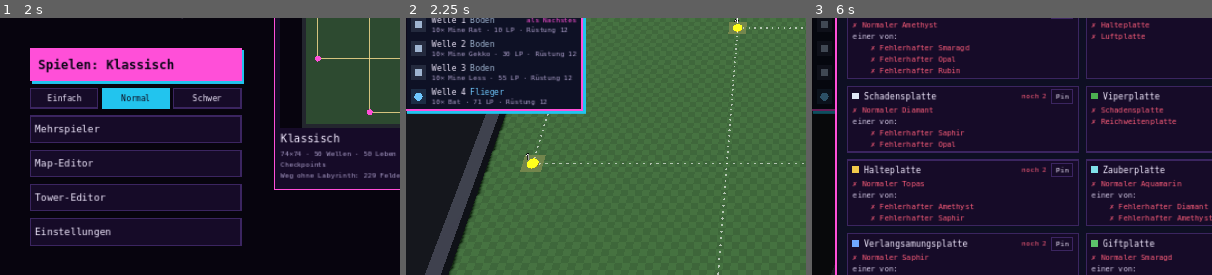
Above: before the commit, frames 1-3 (left to right).
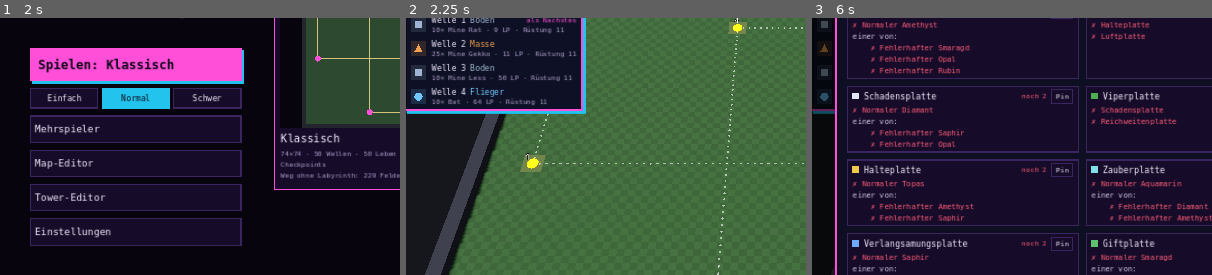
Above: after the commit, the same moments.

Repository: Tulkor/GemTD
Game: Godot game, scene res://scenes/main_menu.tscn
Two runs of this game, one before a commit and one after it. Both use one fixed random seed, a clock stepped at 60 frames per second and the inputs below.
Inputs:
- Up to frame 1 (2 s): click "Normal" at 0.5 s; click "Normal" at 1.25 s
- Up to frame 2 (2.25 s): click "Spielen: Klassisch" at 2 s
- Up to frame 3 (6 s): click "1x" at 2.75 s; click "2x" at 3.5 s; click "4x" at 4.25 s; click "Debug" at 5 s; click "Rezepte" at 5.75 s
The pictures show only the part of the screen within x 1-51%, y 18-68%; the shares and areas given below are measured in that part.

Frame 1 is identical in both runs. In frame 2, 0.4% of the frame differs, in the area x 2-43%, y 3-34%; in frame 3, less than 0.1%.

Commit message:
Massenwellen jede vierte Welle (2, 6 … 46): 25 Gegner mit je 40 % Leben, Gold, Schaden
Wellengruppen können jetzt auch shape und size überschreiben, Gold pro Kill darf
Bruchteile haben. Die Wellenvorschau zeigt Leben und Rüstung der Welle samt Schwierigkeit.

Co-Authored-By: Claude Opus 5.5 (1M context) <noreply@anthropic.com>
Claude-Session: https://claude.ai/code/session_01TQZfqhkrKha1HFCsvak4Bp

Diff:
--- a/data/waves/classic.json
+++ b/data/waves/classic.json
@@ -15,8 +15,13 @@
 			"groups": [
 				{
 					"enemy": "mine_gekko",
-					"count": 10,
-					"interval": 1.61
+					"count": 25,
+					"interval": 0.64,
+					"hp": 12,
+					"bounty": 0.4,
+					"damage": 1,
+					"shape": "pyramid",
+					"size": 0.8
 				}
 			]
 		},
@@ -51,8 +56,13 @@
 			"groups": [
 				{
 					"enemy": "bigger_rockmen",
-					"count": 10,
-					"interval": 1.61
+					"count": 25,
+					"interval": 0.64,
+					"hp": 48,
+					"bounty": 0.8,
+					"damage": 1,
+					"shape": "pyramid",
+					"size": 0.8
 				}
 			]
 		},
@@ -87,8 +97,13 @@
 			"groups": [
 				{
 					"enemy": "merc",
-					"count": 10,
-					"interval": 1.61
+					"count": 25,
+					"interval": 0.64,
+					"hp": 188,
+					"bounty": 1.2,
+					"damage": 1,
+					"shape": "pyramid",
+					"size": 0.8
 				}
 			]
 		},
@@ -123,8 +138,13 @@
 			"groups": [
 				{
 					"enemy": "ogre",
-					"count": 10,
-					"interval": 1.61
+					"count": 25,
+					"interval": 0.64,
+					"hp": 260,
+					"bounty": 1.6,
+					"damage": 2,
+					"shape": "pyramid",
+					"size": 0.8
 				}
 			]
 		},
@@ -159,8 +179,13 @@
 			"groups": [
 				{
 					"enemy": "extreme_razormane",
-					"count": 10,
-					"interval": 1.61
+					"count": 25,
+					"interval": 0.64,
+					"hp": 740,
+					"bounty": 2.0,
+					"damage": 2,
+					"shape": "pyramid",
+					"size": 0.8
 				}
 			]
 		},
@@ -195,8 +220,13 @@
 			"groups": [
 				{
 					"enemy": "extreme_mine_cart",
-					"count": 10,
-					"interval": 1.61
+					"count": 25,
+					"interval": 0.64,
+					"hp": 1400,
+					"bounty": 2.4,
+					"damage": 2,
+					"shape": "pyramid",
+					"size": 0.8
 				}
 			]
 		},
@@ -231,8 +261,13 @@
 			"groups": [
 				{
 					"enemy": "extreme_sb",
-					"count": 10,
-					"interval": 1.61
+					"count": 25,
+					"interval": 0.64,
+					"hp": 2520,
+					"bounty": 2.8,
+					"damage": 3,
+					"shape": "pyramid",
+					"size": 0.8
 				}
 			]
 		},
@@ -267,8 +302,13 @@
 			"groups": [
 				{
 					"enemy": "extreme_ogre_lord",
-					"count": 10,
-					"interval": 1.61
+					"count": 25,
+					"interval": 0.64,
+					"hp": 4400,
+					"bounty": 3.2,
+					"damage": 3,
+					"shape": "pyramid",
+					"size": 0.8
 				}
 			]
 		},
@@ -303,8 +343,13 @@
 			"groups": [
 				{
 					"enemy": "extreme_succubus",
-					"count": 10,
-					"interval": 1.61
+					"count": 25,
+					"interval": 0.64,
+					"hp": 6600,
+					"bounty": 3.6,
+					"damage": 4,
+					"shape": "pyramid",
+					"size": 0.8
 				}
 			]
 		},
@@ -339,8 +384,13 @@
 			"groups": [
 				{
 					"enemy": "extreme_tauren_chief",
-					"count": 10,
-					"interval": 1.61
+					"count": 25,
+					"interval": 0.64,
+					"hp": 9200,
+					"bounty": 4.0,
+					"damage": 4,
+					"shape": "pyramid",
+					"size": 0.8
 				}
 			]
 		},
@@ -411,8 +461,13 @@
 			"groups": [
 				{
 					"enemy": "extreme_jax",
-					"count": 10,
-					"interval": 1.61
+					"count": 25,
+					"interval": 0.64,
+					"hp": 21120,
+					"bounty": 7.2,
+					"damage": 7,
+					"shape": "pyramid",
+					"size": 0.8
 				}
 			]
 		},
--- a/scripts/game/enemy.gd
+++ b/scripts/game/enemy.gd
@@ -1,7 +1,7 @@
 class_name Enemy
 extends Node3D
 ## Ein Gegner. Grundwerte aus data/enemies/<id>.json, eine Welle kann sie überschreiben
-## (hp, speed, armor, bounty, damage).
+## (hp, speed, armor, bounty, damage, Massenwellen auch shape und size).
 ## Logische Position `pos` in Einheiten (1 = eine Towerbreite) als Vector2, die 3D-Position folgt daraus.
 
 const FLY_HEIGHT := 1.4
@@ -12,7 +12,7 @@
 var hp := 10.0
 var speed := 2.0     ## Towerbreiten pro Sekunde
 var armor := 0.0
-var bounty := 1
+var bounty := 1.0   ## Gold pro Kill, bei Massenwellen auch Bruchteile
 var damage := 1      ## Leben, die der Spieler verliert, wenn der Gegner durchkommt
 var flying := false
 var armor_type := ""
@@ -60,15 +60,15 @@
 	hp = max_hp
 	speed = float(o.get("speed", def.get("speed", 2.0)))
 	armor = float(o.get("armor", def.get("armor", 0)))
-	bounty = int(o.get("bounty", def.get("bounty", 1)))
+	bounty = float(o.get("bounty", def.get("bounty", 1)))
 	damage = int(o.get("damage", def.get("damage", 1)))
 	flying = bool(def.get("flying", false))
 	armor_type = str(o.get("armor_type", def.get("armor_type", "")))
-	size = float(def.get("size", 1.0))
+	size = float(o.get("size", def.get("size", 1.0)))
 	color = Color.from_string(str(def.get("color", "#cccccc")), Color.GRAY)
 	def_model = str(def.get("model", ""))
 	def_model_scale = float(def.get("model_scale", 1.0))
-	shape_name = str(def.get("shape", ""))
+	shape_name = str(o.get("shape", def.get("shape", "")))
 	boss = bool(def.get("boss", false))
 	path = p
 	if not path.is_empty():
@@ -137,10 +137,10 @@
 	return maxf(speed * (1.0 - slow_factor), min_speed)
 
 
-## Zustand für Zuschauer: [net_id, id, Strecke, Tempo, hp, max_hp, Flags (1 langsam, 2 Gift, 4 betäubt)]
+## Zustand für Zuschauer: [net_id, id, Strecke, Tempo, hp, max_hp, Flags (1 langsam, 2 Gift, 4 betäubt), Form, Größe]
 func net_state() -> Array:
 	var flags := (1 if slow_time > 0.0 else 0) | (2 if poison_time > 0.0 else 0) | (4 if stun_time > 0.0 else 0)
-	return [net_id, enemy_id, traveled, current_speed(), hp, max_hp, flags]
+	return [net_id, enemy_id, traveled, current_speed(), hp, max_hp, flags, shape_name, size]
 
 
 ## Neue Meldung vom Mitspieler übernehmen; die Position läuft in _remote_step weiter.
--- a/scripts/game/game.gd
+++ b/scripts/game/game.gd
@@ -662,7 +662,7 @@
 
 
 ## Gold aus Kills und Fähigkeiten, gekürzt um gold_income_factor (Reste werden gesammelt).
-func earn_gold(amount: int) -> void:
+func earn_gold(amount: float) -> void:
 	_gold_frac += amount * gold_income_factor(current_wave())
 	var whole := floori(_gold_frac)
 	gold += whole
@@ -883,7 +883,13 @@
 		var detail := ""
 		if groups.size() == 1 and not defs[0].is_empty():
 			var d: Dictionary = defs[0]
-			detail = tr("%d× %s · %d LP · Rüstung %d") % [total, tr(str(d.get("name", "?"))), int(d.get("hp", 0)), int(d.get("armor", 0))]
+			# Werte der Welle (Massenwellen überschreiben sie) mit der Schwierigkeitsstufe
+			var f := Session.difficulty_factor()
+			var hp := float(groups[0].get("hp", d.get("hp", 0))) * f
+			var armor := float(groups[0].get("armor", d.get("armor", 0)))
+			if armor > 0.0:
+				armor *= f
+			detail = tr("%d× %s · %d LP · Rüstung %d") % [total, tr(str(d.get("name", "?"))), roundi(hp), roundi(armor)]
 		else:
 			detail = tr("%d Gegner: %s") % [total, ", ".join(defs.map(func(d): return tr(str(d.get("name", "?")))))]
 		var state := ""
--- a/scripts/net/remote_field.gd
+++ b/scripts/net/remote_field.gd
@@ -92,7 +92,8 @@
 			e.remote_field = self
 			e.net_id = id
 			add_child(e)
-			e.setup(null, def, {}, _paths[bool(def.get("flying", false))])
+			var o := {"shape": str(s[7]), "size": float(s[8])} if s.size() > 8 else {}
+			e.setup(null, def, o, _paths[bool(def.get("flying", false))])
 			e.traveled = float(s[2])
 			enemies[id] = e
 		e.apply_net_state(s)
--- a/tests/smoke_test.gd
+++ b/tests/smoke_test.gd
@@ -18,6 +18,13 @@
 	check(Database.towers.size() >= 8, "Tower geladen: %d" % Database.towers.size())
 	check(Database.enemies.size() >= 1, "Gegner geladen: %d" % Database.enemies.size())
 	check(not Database.list_maps().is_empty(), "Maps gefunden")
+	# Wellentypen: jede vierte Welle Flieger, versetzt dazu Massenwellen, dazu Bosse
+	var kinds := {}
+	for w in Database.wave_sets.get("classic", {}).get("waves", []):
+		var k: String = load("res://scripts/game/game.gd").wave_type(w)
+		kinds[k] = kinds.get(k, 0) + 1
+	check(kinds.get("Masse", 0) >= 10 and kinds.get("Flieger", 0) >= 10 and kinds.get("Boss", 0) >= 1 and kinds.get("Boden", 0) >= 10,
+		"alle vier Wellentypen kommen vor: %s" % [kinds])
 
 	for m in Database.list_maps():
 		var md := MapData.load_file(m.path)
Not shown, changed: README.md
